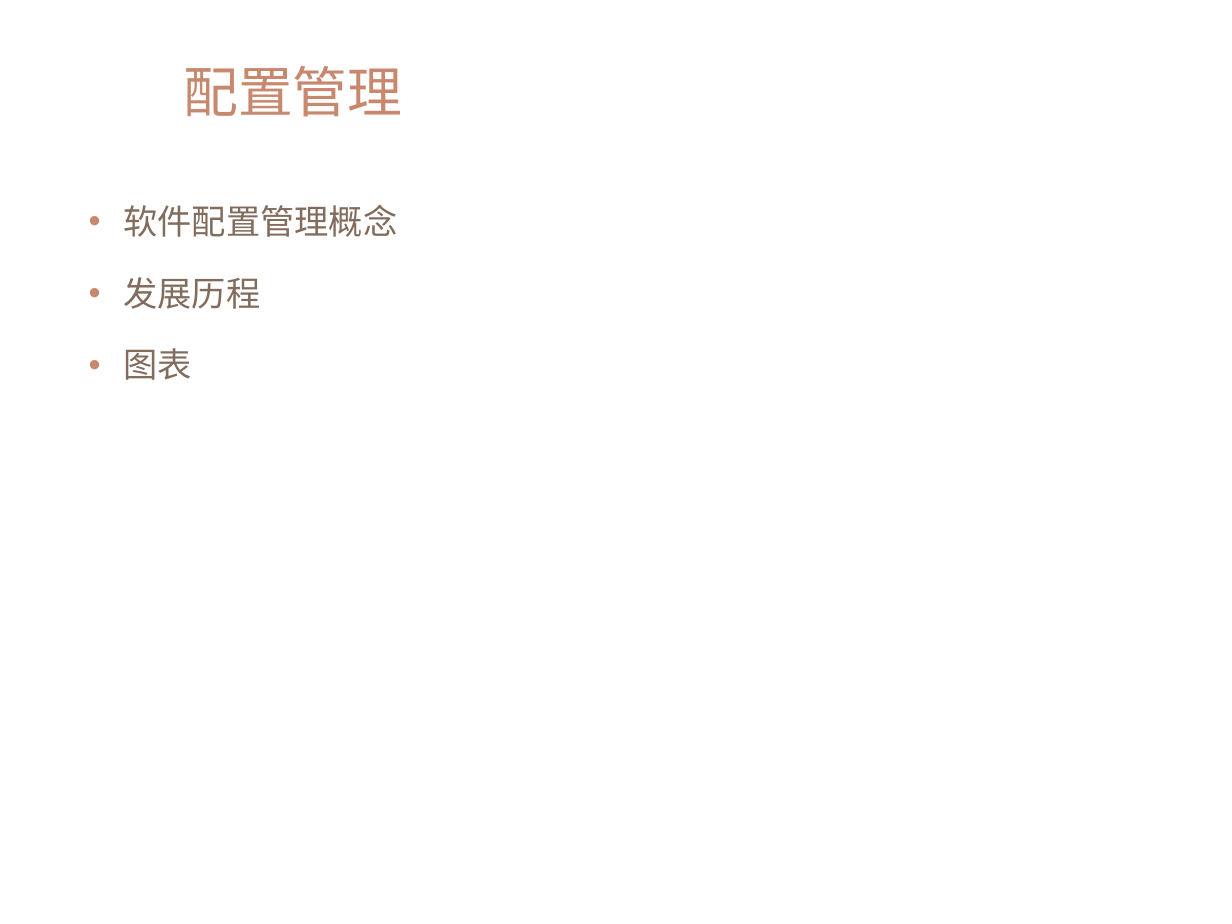
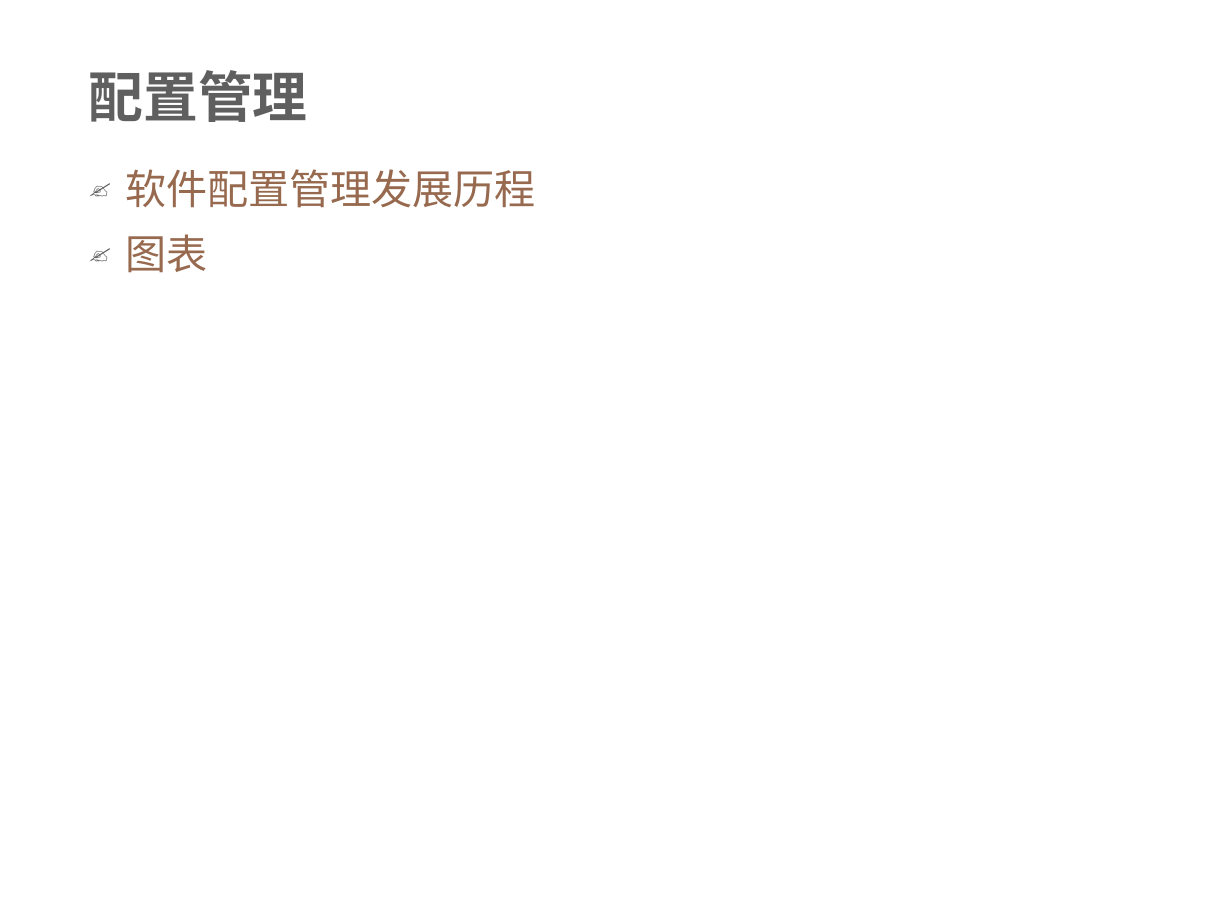
Before and after one commit to xianmomo/demo, a slide deck: slide 3 of 新员工入职指引/配置管理规范及要求.pptx (slide 2 before the commit). Drawn at 1232x924 pixels with LibreOffice and Linux fonts; fonts in the diff are those of the drawing; background and template pictures are left out. Boxes give left, top, right and bottom in pixels: in the first picture for what was removed or moved away, otherwise in the second. Text is boxed around its words. In the diff, an @@ line names an element or a change of style, - is before the commit and + after.

```diff
--- a/新员工入职指引/配置管理规范及要求.pptx
+++ b/新员工入职指引/配置管理规范及要求.pptx
@@ rectangle added at (x1=0, y1=0, x2=669, y2=924), fill #FFFFFF at 92% opacity @@
@@ title "配置管理" moved from (x1=183, y1=66, x2=402, y2=117) to (x1=89, y1=70, x2=308, y2=122) @@
@@ title "配置管理" at (x1=89, y1=70, x2=308, y2=122): font Arial to Roboto, text colour #C8886E to #5F5F5F, bold on; line spacing 1 to 0.9; vertical alignment middle to bottom @@
@@ text "软件配置管理发展历程" moved from (x1=123, y1=205, x2=397, y2=380) to (x1=125, y1=169, x2=536, y2=273) @@
@@ text at (x1=125, y1=169, x2=536, y2=208): text changed; size 20 to 24 pt; font Arial to Calibri; text colour #816C5D to #976A4F @@
-• 软件配置管理概念
-• 发展历程
+✍ 软件配置管理发展历程
@@ text at (x1=125, y1=234, x2=207, y2=273): size 20 to 24 pt, font Arial to Calibri, text colour #816C5D to #976A4F in "图表"; bullet • to ✍; line spacing 1 to 0.9; less space between paragraphs; bullet colour #C8886E to #5F5F5F @@
```
Also in this commit, not shown: 10 other slides changed, 11 slides added, 3 slides removed.
